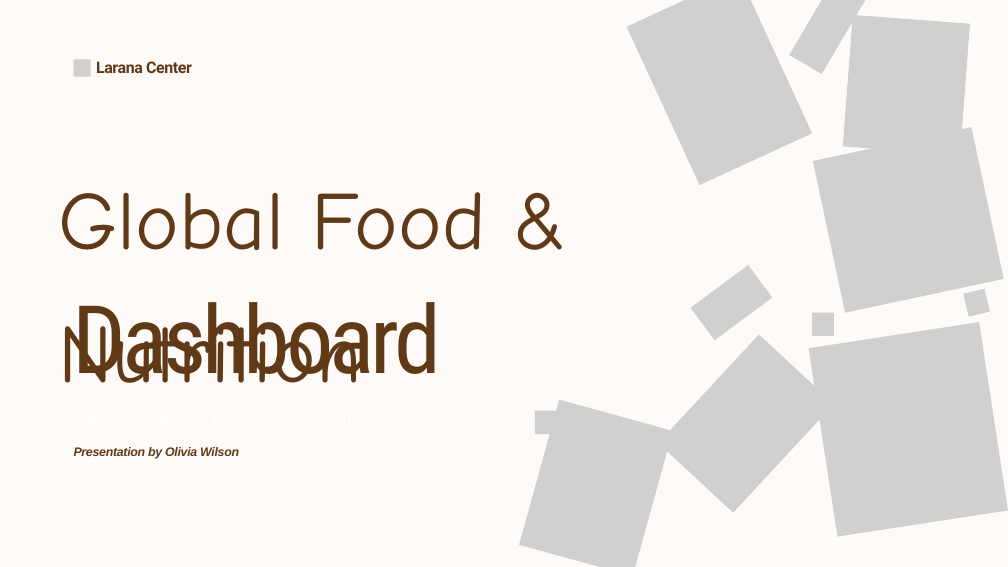
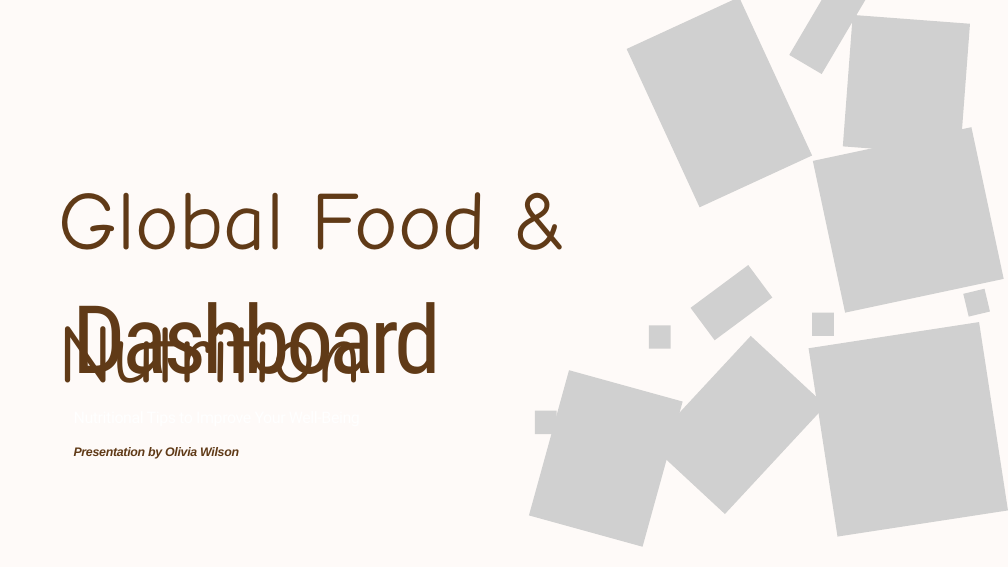
Before and after one commit to miinguyen/global-food-nutrition-dashboard, a slide deck: slide 1 of slides/Propoasl_Slide.pptx. Drawn at 1008x567 pixels with LibreOffice and Linux fonts; fonts in the diff are those of the drawing; grey boxes stand for pictures. Boxes give left, top, right and bottom in pixels: in the first picture for what was removed or moved away, otherwise in the second. Text is boxed around its words. In the diff, an @@ line names an element or a change of style, - is before the commit and + after.

```diff
--- a/slides/Propoasl_Slide.pptx
+++ b/slides/Propoasl_Slide.pptx
@@ picture: place and size @@
-picture at [626, 0, 812, 185]
+picture at [626, 0, 812, 207]
@@ picture removed at [74, 59, 91, 77] @@
@@ text removed at [96, 61, 192, 73] @@
-Larana Center
@@ picture added at [649, 325, 670, 348] @@
@@ picture: place and size @@
-picture at [658, 334, 834, 512]
+picture at [650, 336, 826, 514]
@@ picture: place and size @@
-picture at [519, 399, 673, 567]
+picture at [529, 370, 683, 547]
```
Also in this commit, not shown: 1 slide added, 1 slide removed, 2 other files.
